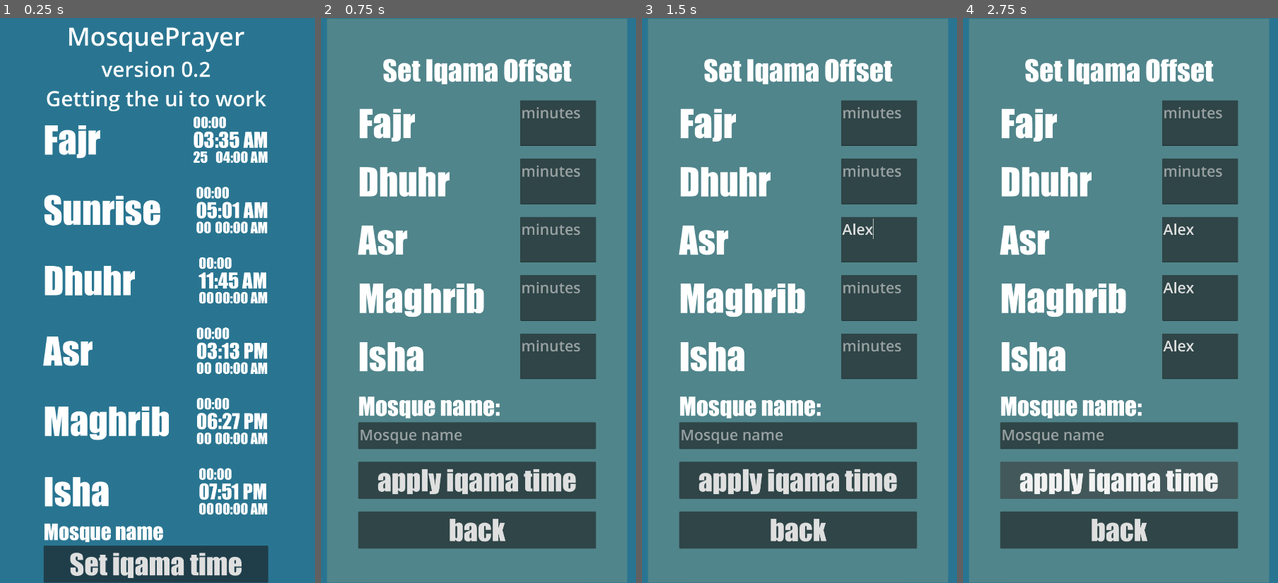
Above: before the commit, frames 1-4 (left to right).
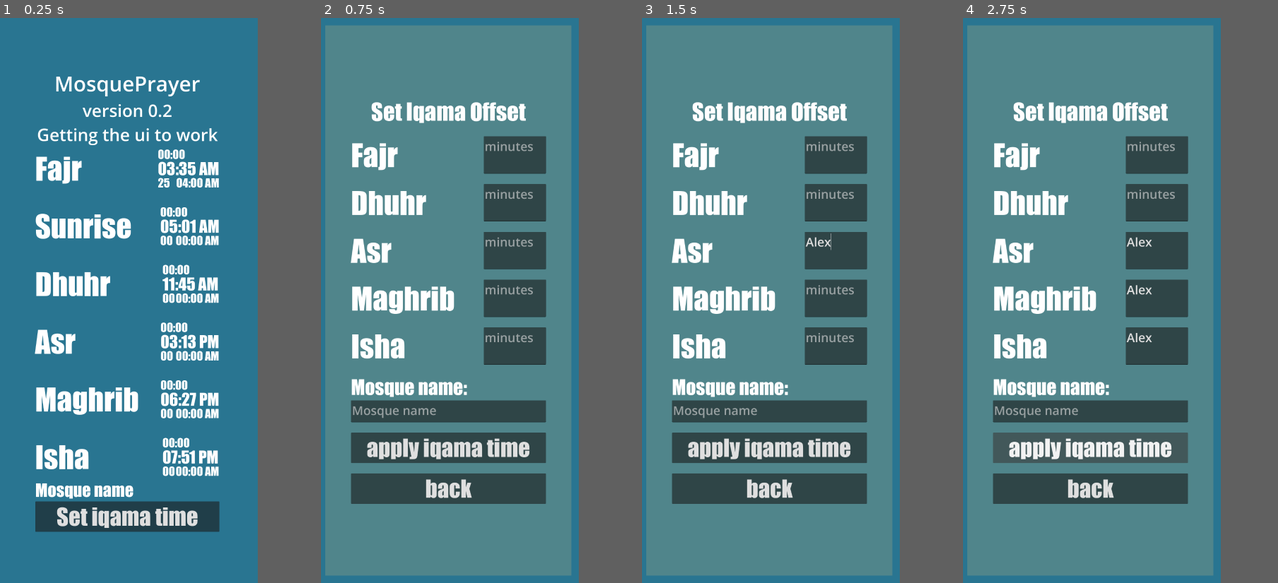
Above: after the commit, the same moments.

Repository: iyofss/BH-MosquePrayer
Game: Godot game, scene res://scenes/MainScreen.tscn
Two runs of this game, one before a commit and one after it. Both use one fixed random seed, a clock stepped at 60 frames per second and the inputs below.
Inputs (mouse positions are in pixels of both pictures, inside the frame that each line leads up to):
- Up to frame 1 (0.25 s): no input
- Up to frame 2 (0.75 s): click "Set iqama time" at 0.5 s
- Up to frame 3 (1.5 s): click (878, 238) at 1.27 s; type "Alex" at 1.35 s
- Up to frame 4 (2.75 s): click (1199, 300) at 1.5 s; type "Alex" at 1.58 s; click (1199, 357) at 1.73 s; type "Alex" at 1.82 s; click "apply iqama time" at 2 s
The window is 450x800 before the commit and 369x800 after it. Grey fills any space a smaller window leaves; there, only what the larger window draws over its background counts as a difference.

The runs differ from the first frame. In frame 1, 29% of the frame differs, in the area x 10-86%, y 1-100%; in frame 2, 43%; in frame 3, 43%; in frame 4, 43%, in the area x 1-100%, y 0-100%.

Commit message:
changed the viewport height to match new phones screen

Diff:
--- a/project.godot
+++ b/project.godot
@@ -19,9 +19,9 @@
 [display]
 
 window/size/viewport_width=1080
-window/size/viewport_height=1920
+window/size/viewport_height=2340
 window/size/window_width_override=540
-window/size/window_height_override=960
+window/size/window_height_override=936
 window/stretch/mode="viewport"
 window/stretch/aspect="expand"
 window/handheld/orientation=1
